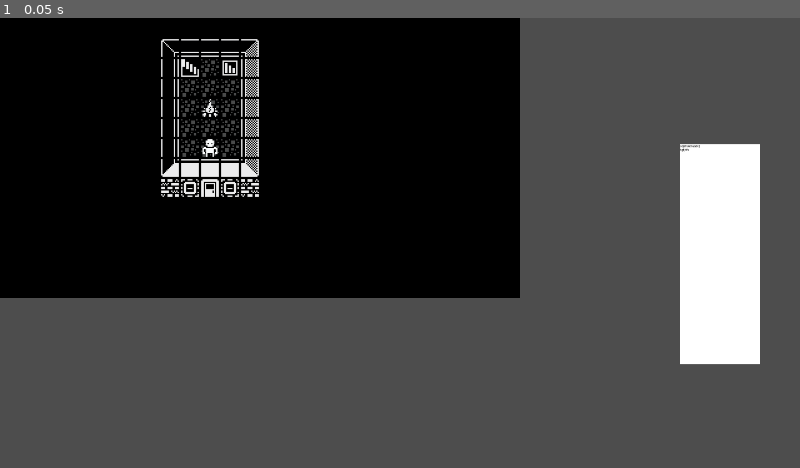
Above: before the commit, frame 1.
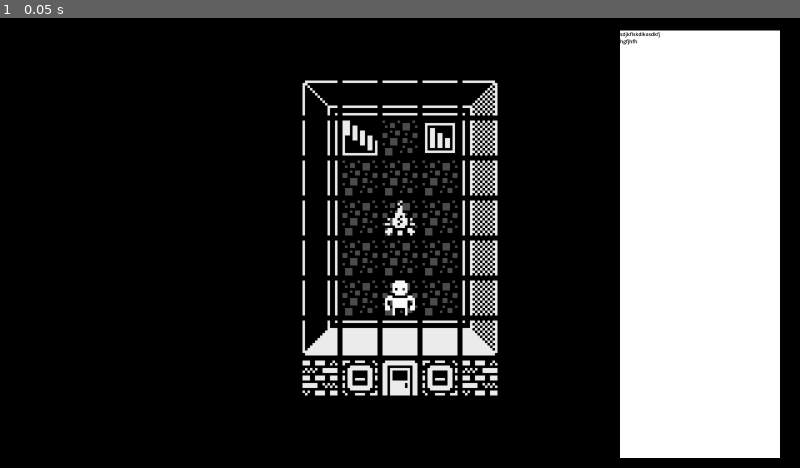
Above: after the commit, the same moment.

Repository: Pandawaflez/PGRPGE
Game: Godot game, scene res://TestScene/TestScene.tscn
Two runs of this game, one before a commit and one after it. Both use one fixed random seed, a clock stepped at 60 frames per second and the inputs below.
Inputs:
- Up to frame 1 (0.05 s): no input

The runs differ from the first frame. In frame 1, 60% of the frame differs, in the area x 0-100%, y 0-100%.

Commit message:
UI tweaks

Diff:
--- a/TestScene/TestScene.tscn
+++ b/TestScene/TestScene.tscn
@@ -168,6 +168,7 @@
 nextLocation = NodePath("../../Location0")
 
 [node name="Tilemap" type="Node2D" parent="."]
+position = Vector2(-64, 64)
 scale = Vector2(2, 2)
 
 [node name="Background" type="TileMapLayer" parent="Tilemap"]
@@ -203,22 +204,31 @@
 
 [node name="CanvasLayer" type="CanvasLayer" parent="UI Manager"]
 
-[node name="ColorRect" type="ColorRect" parent="UI Manager/CanvasLayer"]
+[node name="Control" type="Control" parent="UI Manager/CanvasLayer"]
+layout_mode = 3
+anchors_preset = 0
+offset_right = 40.0
+offset_bottom = 40.0
+
+[node name="ColorRect" type="ColorRect" parent="UI Manager/CanvasLayer/Control"]
+layout_mode = 1
 anchors_preset = -1
-anchor_left = 0.9
-anchor_top = 0.533
-anchor_right = 0.9
-anchor_bottom = 0.533
-offset_left = -256.0
-offset_top = -727.52
-offset_right = 256.0
-offset_bottom = 680.48
-
-[node name="RichTextLabel" type="RichTextLabel" parent="UI Manager/CanvasLayer/ColorRect"]
+anchor_left = 64.0
+anchor_right = 64.0
+offset_left = -576.0
+offset_top = 40.0
+offset_right = -64.0
+offset_bottom = 1408.0
+
+[node name="RichTextLabel" type="RichTextLabel" parent="UI Manager/CanvasLayer/Control/ColorRect"]
 modulate = Color(0, 0, 0, 1)
-layout_mode = 0
-offset_right = 512.0
+layout_mode = 1
+anchors_preset = 1
+anchor_left = 1.0
+anchor_right = 1.0
+offset_left = -512.0
 offset_bottom = 1408.0
+grow_horizontal = 0
 text = "sdjkflskdlkasdkfj
 hgfjhfh
 "
--- a/project.godot
+++ b/project.godot
@@ -19,8 +19,7 @@
 
 window/size/viewport_width=2560
 window/size/viewport_height=1440
-window/size/initial_position=Vector2i(100, 100)
-window/stretch/scale=0.5
+window/size/mode=3
 
 [input]
 
